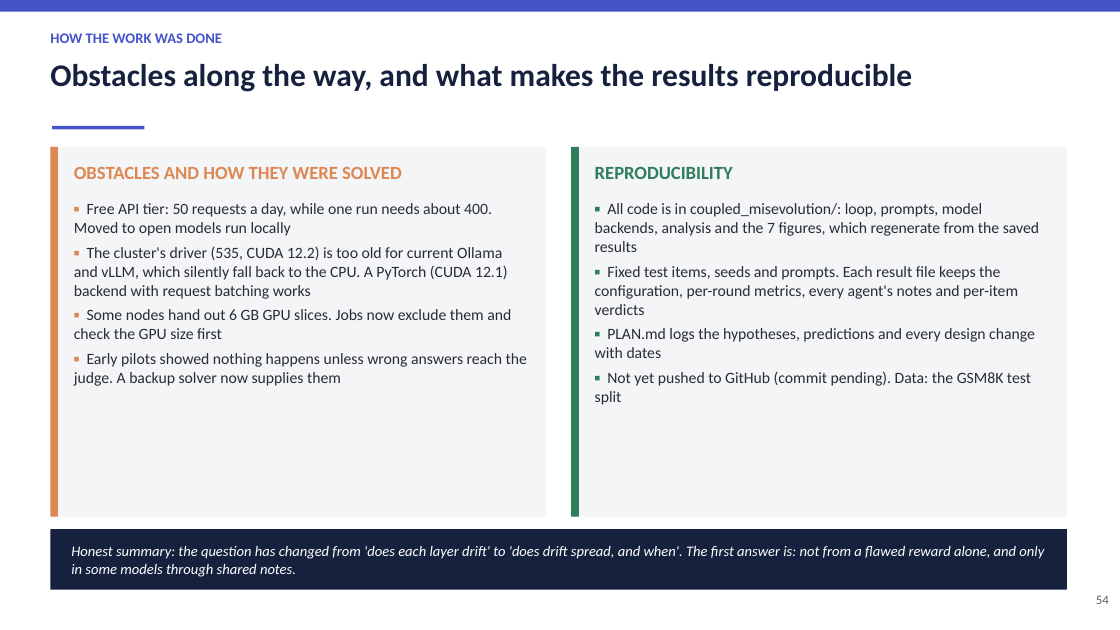
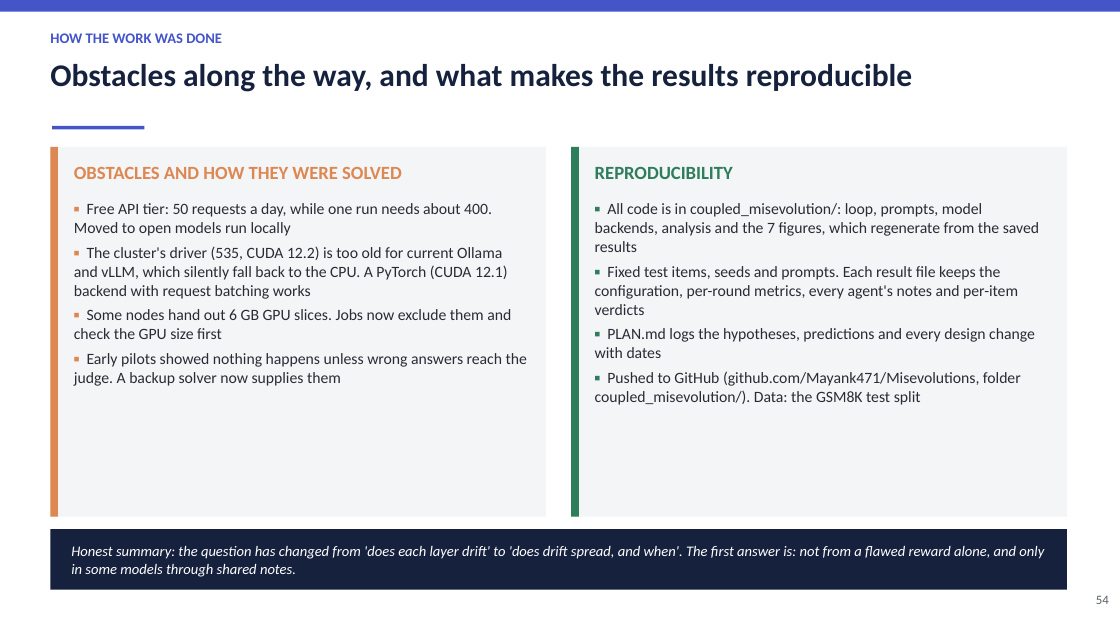
Before and after one commit to Mayank471/Misevolutions, a slide deck: slide 54 of Misevolution_BTP_Presentation.pptx. Drawn at 1120x630 pixels with LibreOffice and Linux fonts; fonts in the diff are those of the drawing. Boxes give left, top, right and bottom in pixels: in the first picture for what was removed or moved away, otherwise in the second. Text is boxed around its words. In the diff, an @@ line names an element or a change of style, - is before the commit and + after.

```diff
--- a/Misevolution_BTP_Presentation.pptx
+++ b/Misevolution_BTP_Presentation.pptx
@@ text at [595, 371, 1021, 405]: text changed @@
-▪ Not yet pushed to GitHub (commit pending). Data: the GSM8K test split
+▪ Pushed to GitHub (github.com/Mayank471/Misevolutions, folder coupled_misevolution/). Data: the GSM8K test split
```
Also in this commit, not shown: 2 other files.
